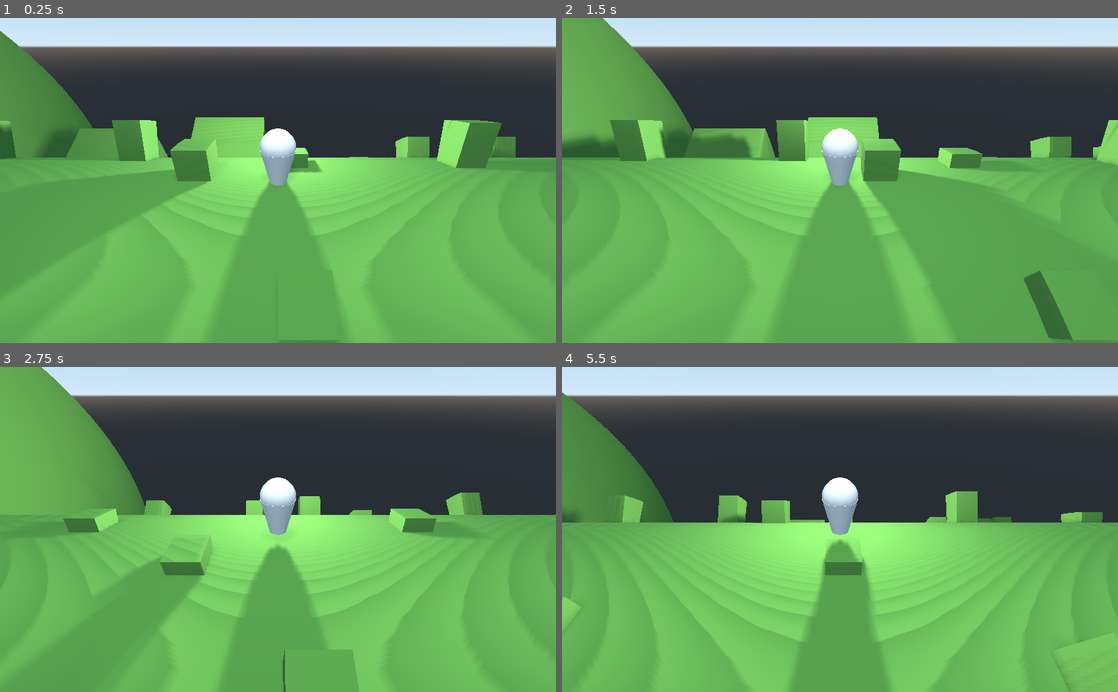
Above: before the commit, frames 1-4 (two rows, left to right).
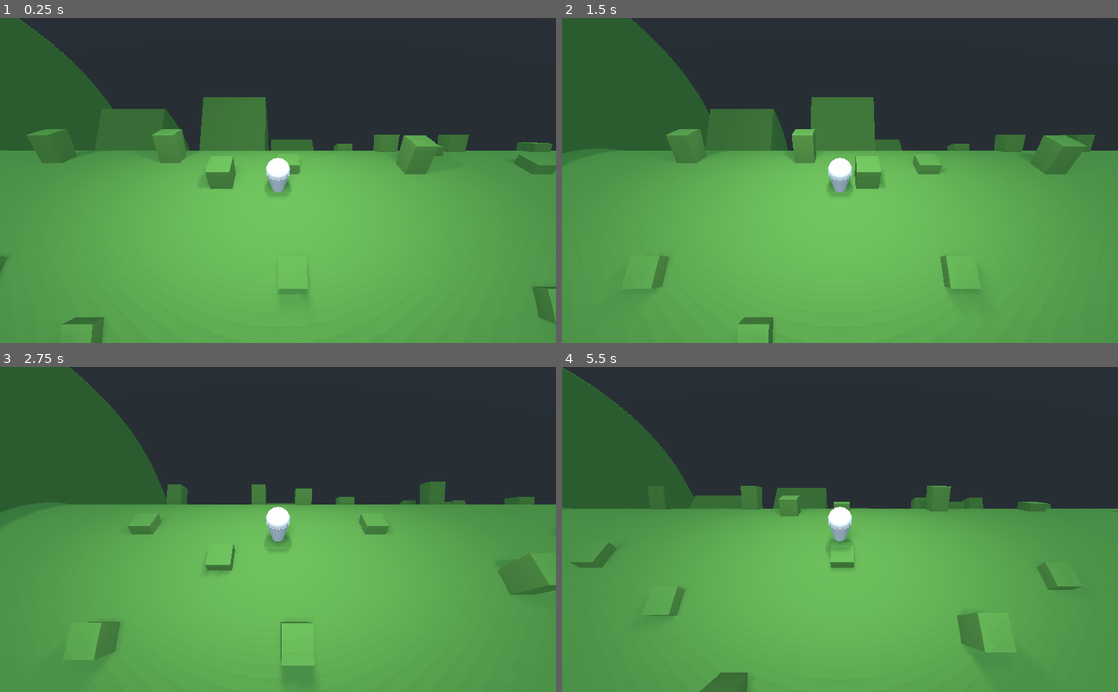
Above: after the commit, the same moments.

Repository: lynnpepin/rollinglogshader
Game: Godot game, scene res://world.tscn
The game is run twice, just before and just after one commit, with the same random seed, the same clock (stepped at 60 frames per second) and the same inputs.
Inputs:
- Up to frame 1 (0.25 s): no input
- Up to frame 2 (1.5 s): tap Enter at 0.5 s; hold Right (ui_right) 0.53-1.28 s; hold A (A) 0.53-1.28 s; tap D (D) at 0.8, 1.35 s; hold Down (ui_down) from 1.28 s (still down)
- Up to frame 3 (2.75 s): tap S (S) at 1.55 s; tap Space (space) at 2 s; release Down (ui_down) at 2.03 s; hold Right (ui_right) from 2.03 s (still down); hold S (S) from 2.03 s (still down); tap A (A) at 2.3 s
- Up to frame 4 (5.5 s): release Right (ui_right) at 2.78 s; release S (S) at 2.78 s; hold Up (ui_up) 2.78-3.53 s; tap A (A) at 2.85, 4.55 s; tap D (D) at 3.05, 5.3 s; tap Enter at 3.5 s; hold D (D) 3.53-4.28 s; hold Left (ui_left) 3.53-5.03 s; tap S (S) at 3.8, 4.35 s; tap Space (space) at 5 s; hold Down (ui_down) from 5.03 s (still down); hold W (W) from 5.03 s (still down)

The runs differ from the first frame. In frame 1, 38% of the frame differs, in the area x 0-100%, y 0-100%; in frame 2, 39%; in frame 3, 49%; in frame 4, 60%.

Commit message:
Normal recalculation math

Diff:
--- a/rolling_log.shader
+++ b/rolling_log.shader
@@ -7,13 +7,16 @@
 uniform vec3 player_pos = vec3(0.0, 0.0, 0.0);
 // Set "active" to  false  to turn off the displacement shader.
 uniform bool active = true;
+// Set "remap_normals" to true if you want lighting to take place after displacement
+uniform bool remap_normals = true;
 // Use RADIUS to determine how warped the world should be.
 uniform float RADIUS = 10.0;
 uniform bool hang = false;
-// TODO: More uniform properties to use here as generic shader
 
-
-
+void fragment() {
+	// Add color
+	ALBEDO = vec3(0.1, 0.3, 0.05);
+}
 
 void vertex() {
 	// Vertex displacement math, as a function of dist_z, dist_y
@@ -38,8 +41,6 @@
 
 		// set side = 0 if you want a log without "hanging sides"
 		if (!hang) { side = 0; }
-
-
 		if (side == 1) {
 			// positive vertical side
 			VERTEX.y = -(dist_z - Dz) - RADIUS;
@@ -48,7 +49,7 @@
 		if (side == -1) {
 			// negative vertical side
 			VERTEX.y = (dist_z + Dz) - RADIUS;
-			VERTEX.z = - (dist_y + RADIUS)
+			VERTEX.z = - (dist_y + RADIUS);
 		}
 		if (side == 0) {
 			// rolling log
@@ -57,12 +58,25 @@
 		}
 		// reposition world vertices
 		VERTEX.z += player_pos.z;
-
-		// todo - recalculate normals
+	}
+	// todo - recalculate normals
+	if (remap_normals) {
+		if (side == 1) {
+			//vec3 normal = normalize(vec3(NORMAL.x, -NORMAL.z, NORMAL.y));
+			vec3 normal = normalize(vec3(0.0, 1.0, 0.0));
+			NORMAL = normal;
+		} else if (side == -1) {
+			//vec3 normal = normalize(vec3(NORMAL.x, NORMAL.z, -NORMAL.y));
+			vec3 normal = normalize(vec3(0.0, 1.0, 0.0));
+			NORMAL = normal;
+		} else if (side == 0) {
+			// todo - check this math!
+			vec3 normal = normalize(vec3(
+				NORMAL.x,
+				NORMAL.y * cos(theta) - NORMAL.z * sin(theta),
+				NORMAL.z * cos(theta) + NORMAL.z * sin(theta)
+			));
+			NORMAL = normal;
+		}
 	}
 }
-
-void fragment() {
-	// Add color
-	ALBEDO = vec3(0.1, 0.3, 0.05);
-}
--- a/world.tscn
+++ b/world.tscn
@@ -24,8 +24,9 @@
 shader_param/PI = 3.14159
 shader_param/player_pos = Vector3( 0, 0, 0 )
 shader_param/active = true
+shader_param/remap_normals = false
 shader_param/RADIUS = 8.0
-shader_param/hang = false
+shader_param/hang = true
 
 [node name="Spatial" type="Spatial"]
 
@@ -38,7 +39,7 @@
 [node name="DirectionalLight2" type="DirectionalLight" parent="."]
 transform = Transform( 1, 0, 0, 0, -4.37114e-08, 1, 0, -1, -4.37114e-08, 0, 5, 0 )
 visible = false
-light_energy = 2.0
+light_energy = 0.5
 light_indirect_energy = 0.0
 shadow_enabled = true
 
@@ -47,7 +48,7 @@
 script = ExtResource( 1 )
 
 [node name="Camera" type="Camera" parent="Player"]
-transform = Transform( 1, 0, 0, 0, 0.866026, 0.5, 0, -0.5, 0.866026, 0, 3, 6 )
+transform = Transform( 1, 0, 0, 0, 0.707107, 0.707107, 0, -0.707107, 0.707107, 0, 7, 7 )
 script = ExtResource( 2 )
 
 [node name="Cylinder" type="MeshInstance" parent="Player"]
@@ -60,11 +61,11 @@
 material/0 = null
 
 [node name="OmniLight" type="OmniLight" parent="Player"]
-transform = Transform( 1, 0, 0, 0, 1, 0, 0, 0, 1, 0, 1, -2 )
-light_energy = 3.0
+transform = Transform( 1, 0, 0, 0, 1, 0, 0, 0, 1, 0, 5.54602, 0.205388 )
+light_indirect_energy = 0.0
 shadow_enabled = true
-omni_range = 26.6
-omni_shadow_mode = 0
+shadow_bias = 0.3
+omni_range = 15.0
 
 [node name="OmniLight2" type="OmniLight" parent="Player"]
 transform = Transform( 1, 0, 0, 0, 1, 0, 0, 0, 1, 0, 11.1839, 4.05476 )
